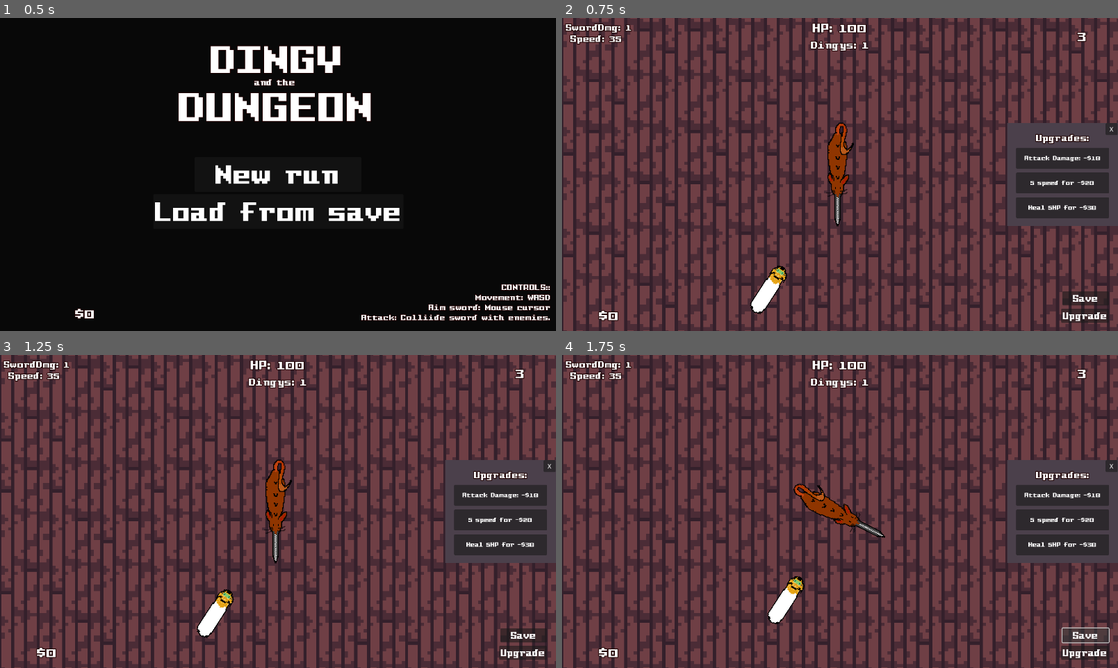
Above: before the commit, frames 1-4 (two rows, left to right).
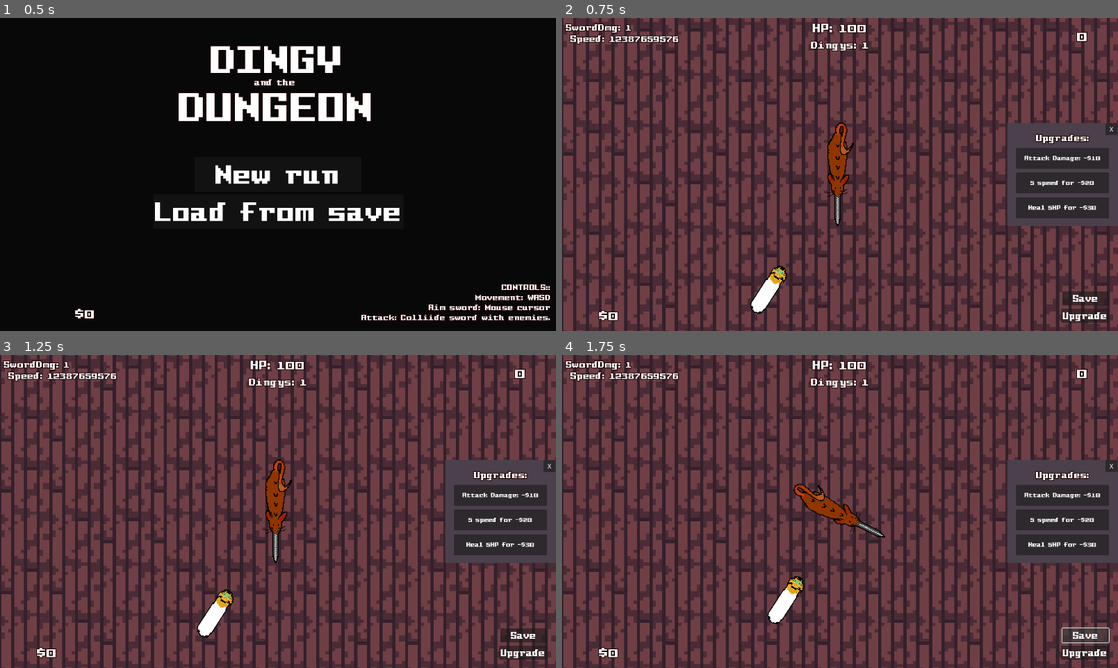
Above: after the commit, the same moments.

Repository: snoutibur-academic/Dingy-Dungeon-Game
Game: Godot game, scene res://Scenes/Main/Main.tscn
Same seed, same stepped clock (60 frames per second), same inputs: the game is played once before the commit and once after it.
Inputs:
- Up to frame 1 (0.5 s): no input
- Up to frame 2 (0.75 s): click "Load from save" at 0.5 s
- Up to frame 3 (1.25 s): no input
- Up to frame 4 (1.75 s): click "Save" at 1.25 s

Frame 1 is identical in both runs. In frame 2, 0.3% of the frame differs, in the area x 8-95%, y 4-8%; in frame 3, 0.3%; in frame 4, 0.3%.

Commit message:
Save system changes
Upgraded stats now save
Reordered save data structure.

Diff:
--- a/GlobalScripts/Utils.gd
+++ b/GlobalScripts/Utils.gd
@@ -8,18 +8,21 @@
 
 	# Data to store
 	var data: Dictionary = {
+		"money": Game.money,
+
 		"playerHP": Game.playerHP,
-		"money": Game.money,
+
 		"plrAtkDmg": Game.plrAtkDmg,
 		"atkDmgUpgradeCost": Game.atkDmgUpgradeCost,
 
 		"wave": Game.wave,
 		"dingyFunny": Game.dingyFunny,
 
+		"speedUpgradeCost": Game.speedUpgradeCost,
+		"playerSpeed": Game.playerSpeed,
+
 		"healAmount": Game.healAmount,
 		"healCost": Game.healCost,
-
-		"speedUpgradeCost": Game.speedUpgradeCost
 	}
 
 	# Convert to json and write to saveFileR
@@ -34,8 +37,9 @@
 		#if not saveFileR.eof_reached():
 			var curLine = JSON.parse_string(file.get_line())
 			if curLine:
+				Game.money = curLine["money"]
+
 				Game.playerHP = curLine["playerHP"]
-				Game.money = curLine["money"]
 
 				Game.plrAtkDmg = curLine["plrAtkDmg"]
 				Game.atkDmgUpgradeCost = curLine["atkDmgUpgradeCost"]
@@ -43,8 +47,9 @@
 				Game.wave = curLine["wave"]
 				Game.dingyFunny = curLine["dingyFunny"]
 
-				Game.atkDmgUpgradeCost = curLine["atkDmgUpgradeCost"]
+
 				Game.speedUpgradeCost = curLine["speedUpgradeCost"]
+				Game.playerSpeed = curLine["playerSpeed"]
 
 				Game.healAmount = curLine["healAmount"]
 				Game.healCost = curLine["healCost"]
Not shown, changed: DingusSaveData.bin
